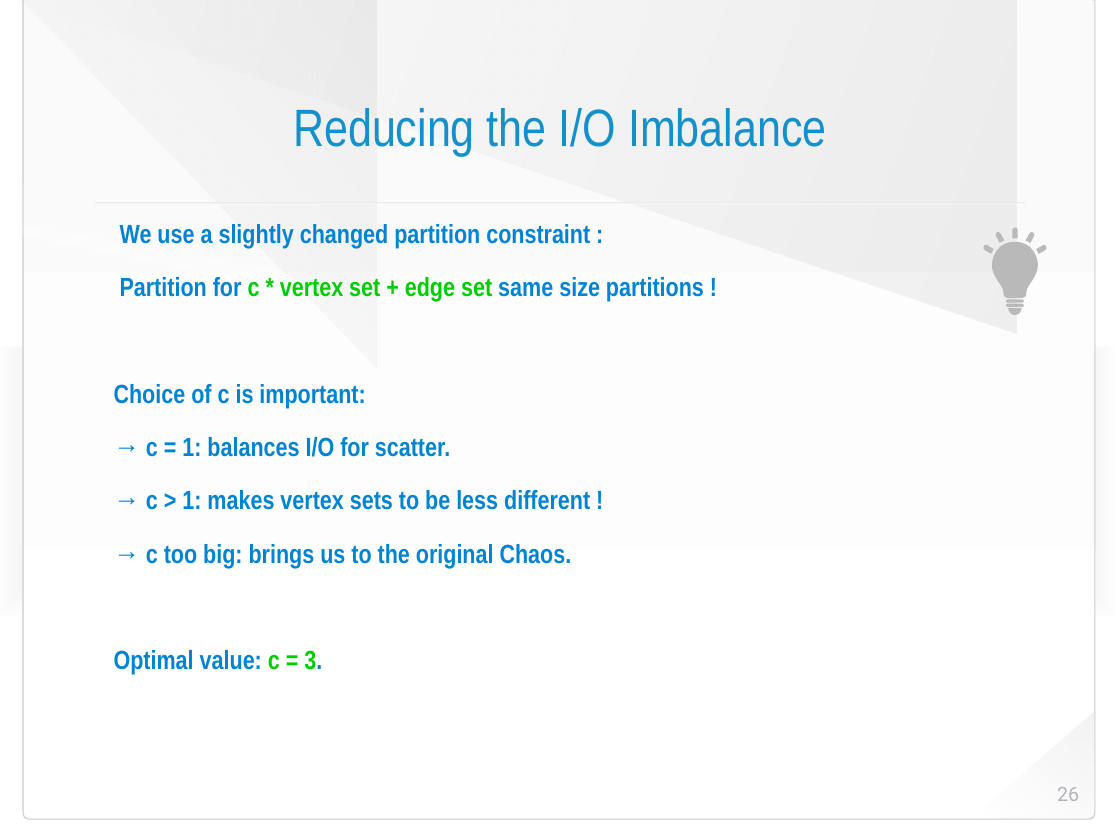
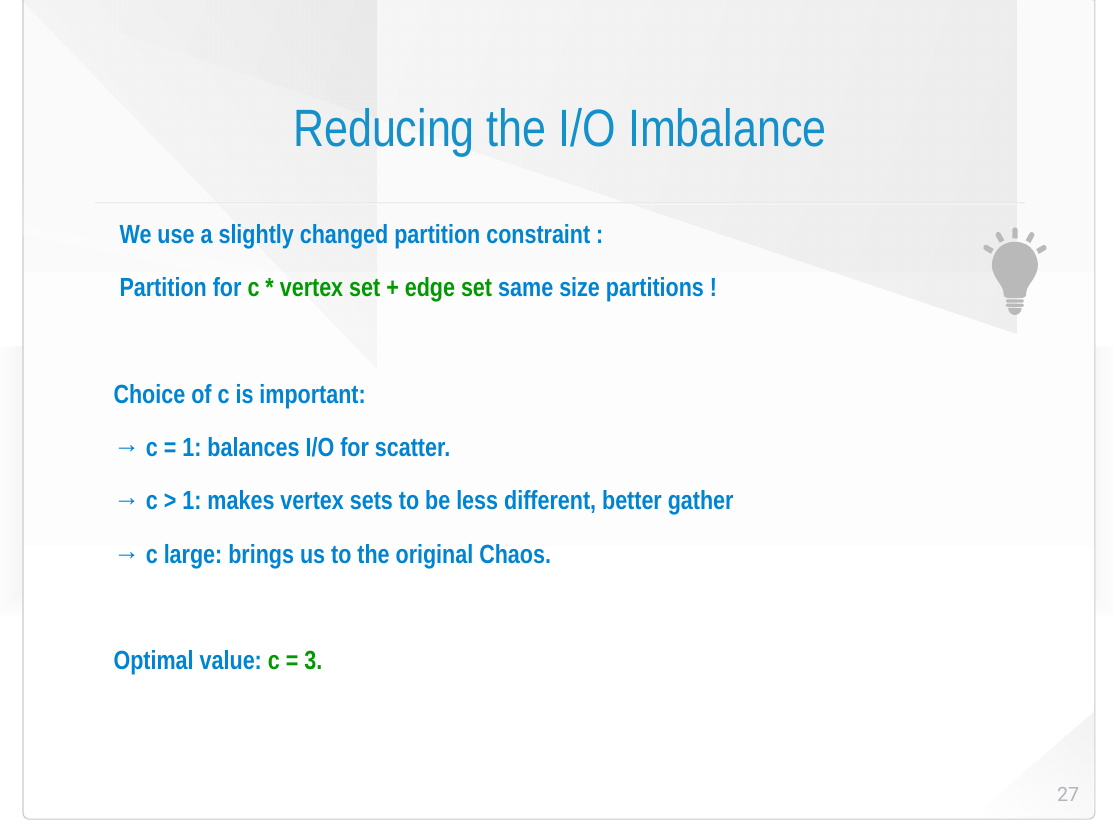
Before and after one commit to HaprianVlad/chaos, a slide deck: slide 27 of presentation.odp (slide 26 before the commit). Drawn at 1120x840 pixels with LibreOffice and Linux fonts; fonts in the diff are those of the drawing; background and template pictures are left out. Boxes give left, top, right and bottom in pixels: in the first picture for what was removed or moved away, otherwise in the second. Text is boxed around its words. In the diff, an @@ line names an element or a change of style, - is before the commit and + after.

```diff
--- a/presentation.odp
+++ b/presentation.odp
@@ text at bbox=[114, 277, 704, 675]: text colour #00CC00 to #009900 in "c * vertex set + edge set", "c = 3."; text colour #0084D1 to #009900 in "3." @@
@@ text at bbox=[146, 490, 734, 568]: text changed @@
-→ c > 1: makes vertex sets to be less different !
-→ c too big: brings us to the original Chaos.
+→ c > 1: makes vertex sets to be less different, better gather
+→ c large: brings us to the original Chaos.
@@ page number at bbox=[1057, 787, 1079, 801]: text changed @@
-26
+27
```
Also in this commit, not shown: 31 other slides changed, 6 slides added, 1 slide removed, 4 other files.
